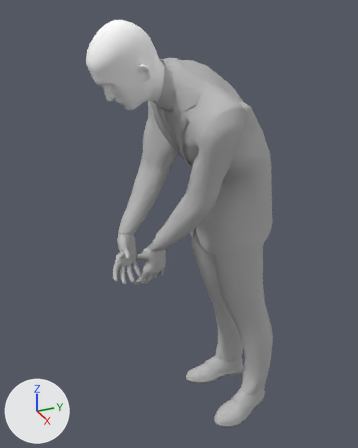
Two versions of the Blender file Graphics/SuitedManFinal.1.blend, one commit apart.
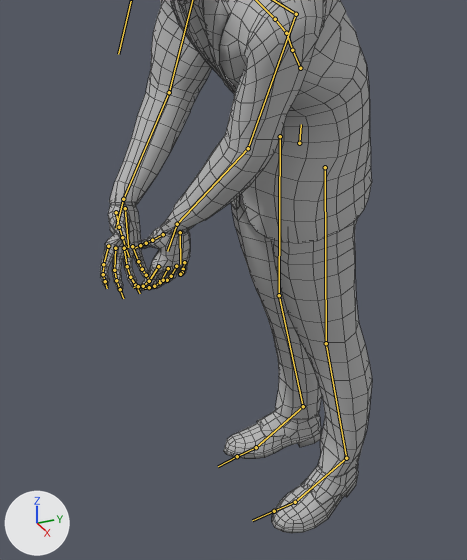
Old and new are each drawn whole from a camera (50 mm lens) standing at (1.494, -0.865, 1.633) and looking at (-0.022, -0.182, 0.875) and again close up on the part from 15% to 92% of the width and 25% to 99% of the height. The lights are fixed; the arrows at lower left show +X, +Y and +Z. Both versions are drawn at frame 8 of the action 'DeformationSystemAction.001'; the numbers are the values there. The bones that bend it are drawn over the model as lines in the close-ups. The close-ups show mesh edges as thin lines.

The first close-up shows 'SuitGEO01'.
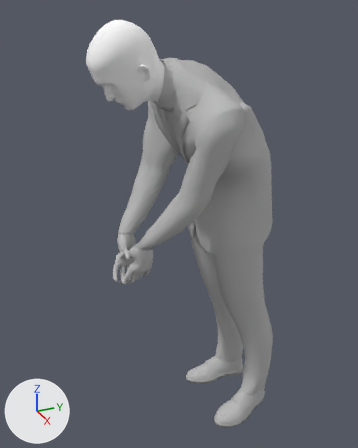
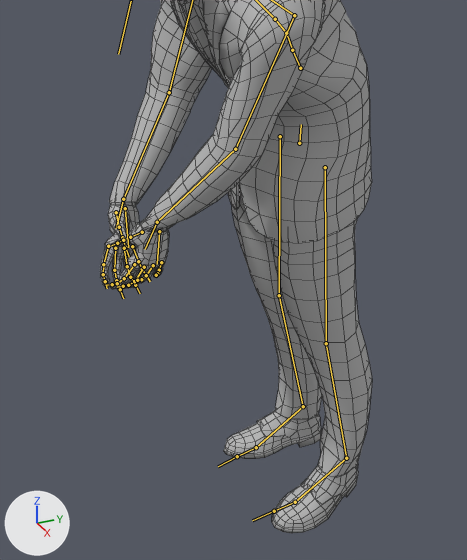
The change, as JSON lines over the scene's bpy script:
```json
{"block": "bone_scapula_l", "where": "bone_scapula_l = bpy.data.objects['DeformationSystem'].pose.bones['Scapula_L']  # child of 'Chest_M'"}
{"op": "set", "path": "bone_scapula_l.rotation_quaternion", "old": "(0.822, 0.117, -0.545, -0.113)", "new": "(0.797, 0.121, -0.582, -0.105)", "note": "degrees (40, -61, -40) -> degrees (47, -65, -46)"}
```

Pixel boxes (x1, y1, x2, y2) of what changed, in the close-ups (467 x 560 px):
```json
{"object": "SuitGEO01", "change": "posed", "before": [100, 0, 372, 533], "after": [100, 0, 372, 533]}
```
